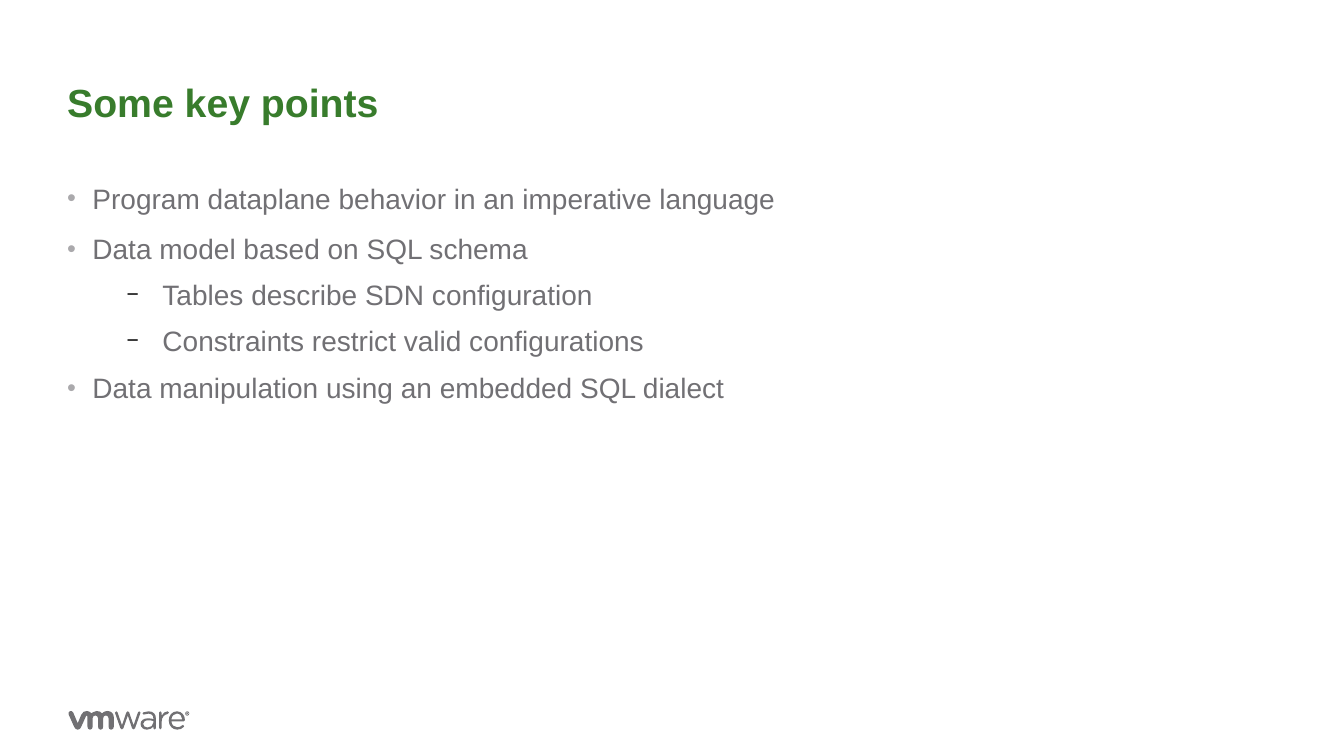
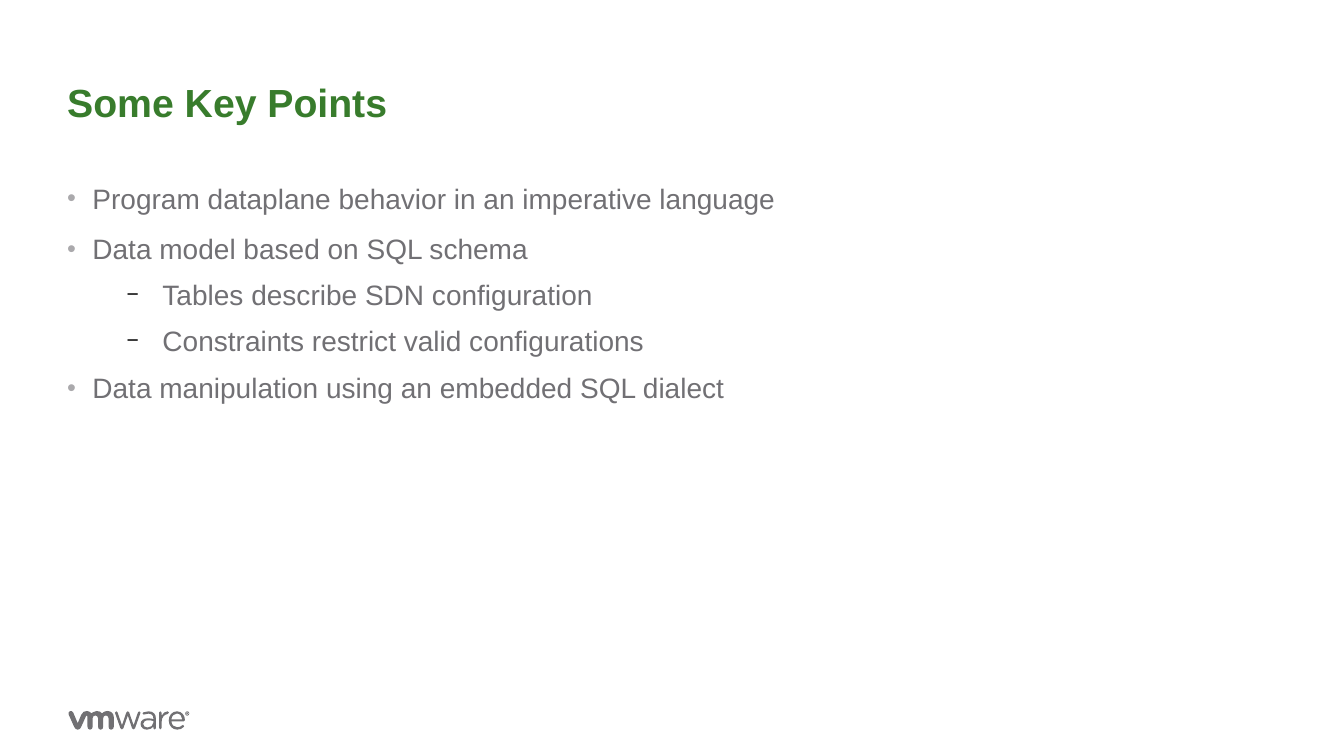
Before and after one commit to ryzhyk/cocoon, a slide deck: slide 17 of doc/wnv17/cocoon.odp (slide 11 before the commit). Drawn at 1344x756 pixels with LibreOffice and Linux fonts; fonts in the diff are those of the drawing; background and template pictures are left out. Boxes give left, top, right and bottom in pixels: in the first picture for what was removed or moved away, otherwise in the second. Text is boxed around its words. In the diff, an @@ line names an element or a change of style, - is before the commit and + after.

```diff
--- a/doc/wnv17/cocoon.odp
+++ b/doc/wnv17/cocoon.odp
@@ title at box(67, 88, 387, 125): text changed @@
-Some key points
+Some Key Points
```
Also in this commit, not shown: 11 other slides changed, 5 slides added, 1 slide removed.
